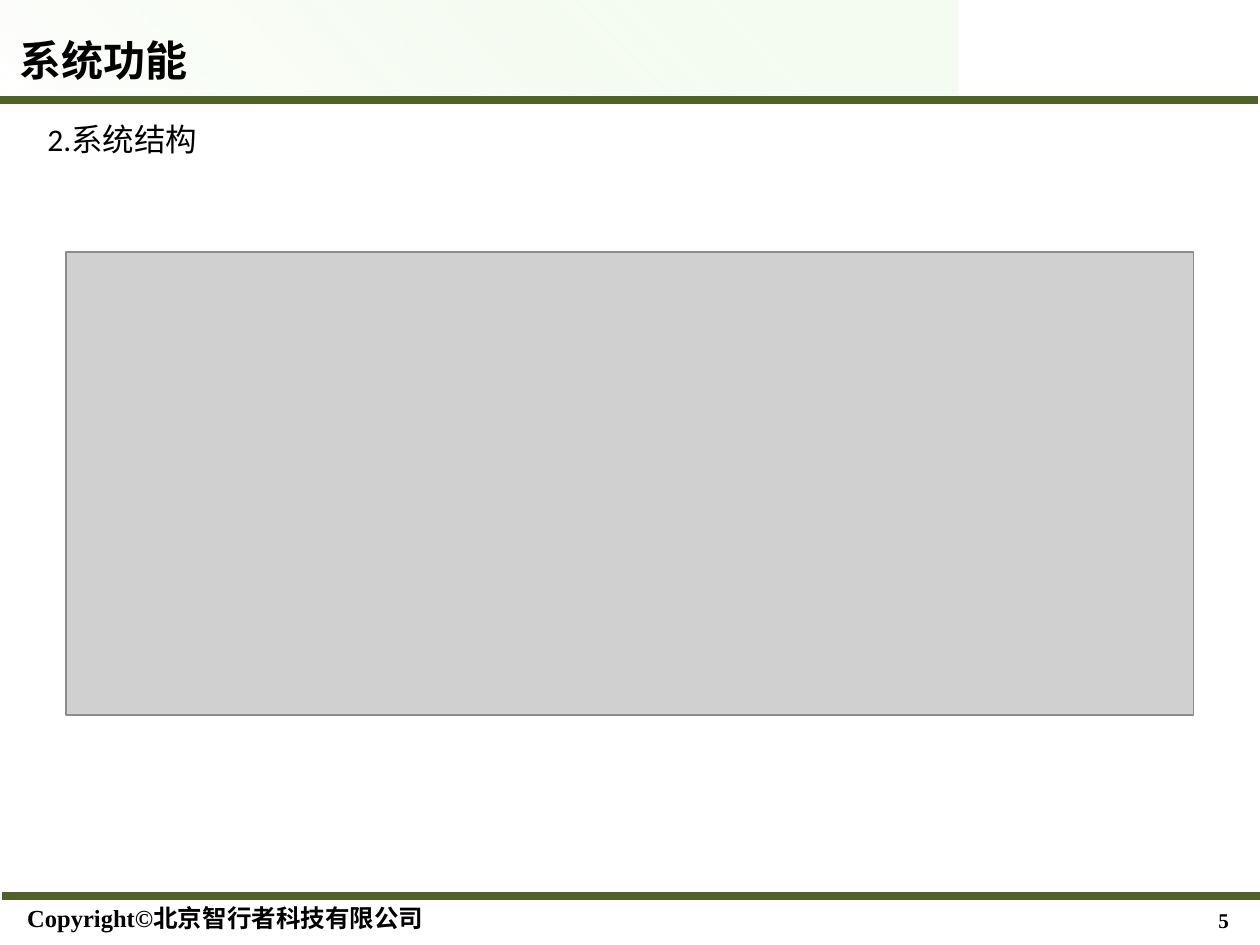
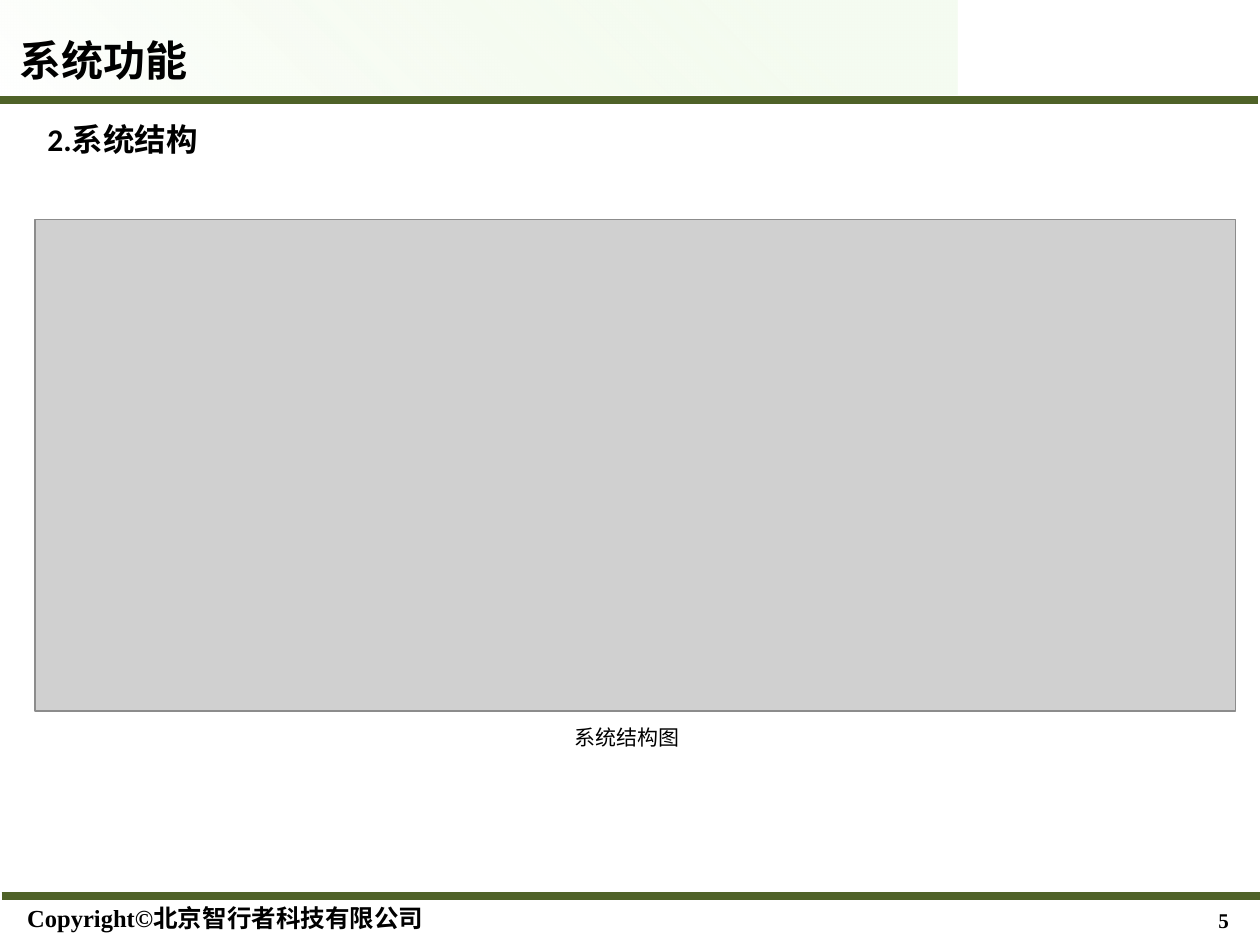
Before and after one commit to Hugohui/ERP, a slide deck: slide 5 of www/需求/ERP需求说明.pptx. Drawn at 1260x945 pixels with LibreOffice and Linux fonts; fonts in the diff are those of the drawing; grey boxes stand for pictures; background and template pictures are left out. Boxes give left, top, right and bottom in pixels: in the first picture for what was removed or moved away, otherwise in the second. Text is boxed around its words. In the diff, an @@ line names an element or a change of style, - is before the commit and + after.

```diff
--- a/www/需求/ERP需求说明.pptx
+++ b/www/需求/ERP需求说明.pptx
@@ text "2.系统结构" at <box>47,124,197,154</box>: bold on @@
@@ picture: place and size @@
-picture at <box>66,252,1193,714</box>
+picture at <box>35,219,1236,711</box>
@@ text added at <box>574,727,679,747</box>, 12 pt, text #000000 @@
+系统结构图
```
Also in this commit, not shown: 4 other slides changed, 3 other files.
